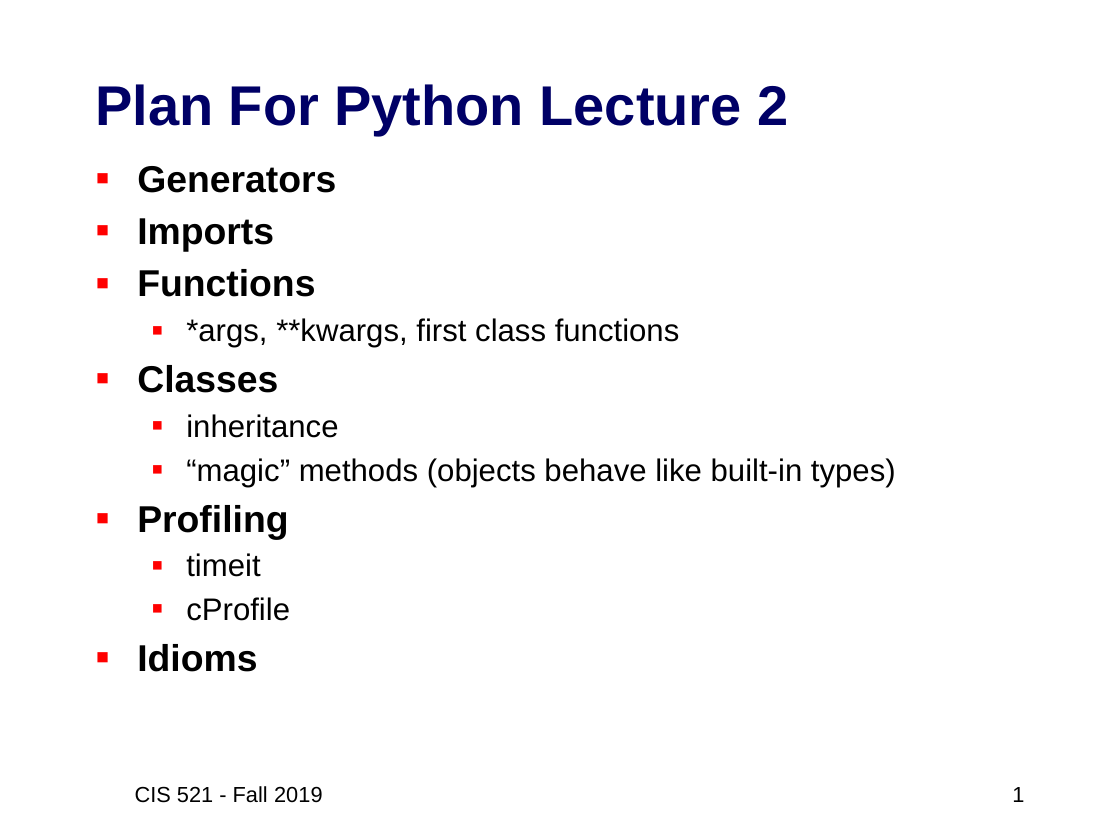
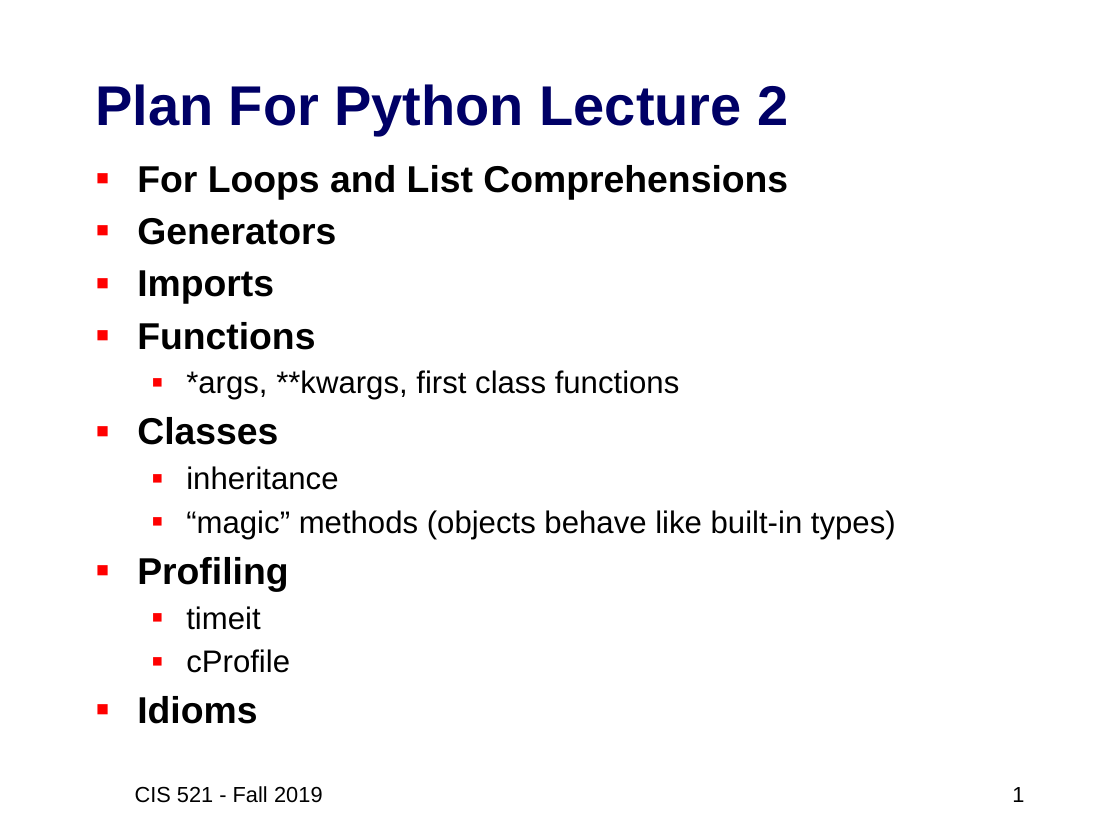
Before and after one commit to artificial-intelligence-class/artificial-intelligence-class.github.io, a slide deck: slide 1 of assets/slides/02-Python3-review2.pptx. Drawn at 1120x840 pixels with LibreOffice and Linux fonts; fonts in the diff are those of the drawing. Boxes give left, top, right and bottom in pixels: in the first picture for what was removed or moved away, otherwise in the second. Text is boxed around its words. In the diff, an @@ line names an element or a change of style, - is before the commit and + after.

Commit message:
Slides for Python part 2

```diff
--- a/assets/slides/02-Python3-review2.pptx
+++ b/assets/slides/02-Python3-review2.pptx
@@ text at (x1=137, y1=165, x2=788, y2=200): paragraph added @@
+▪ For Loops and List Comprehensions
```
Also in this commit, not shown: 7 other slides changed, 14 slides added, 1 other file.
